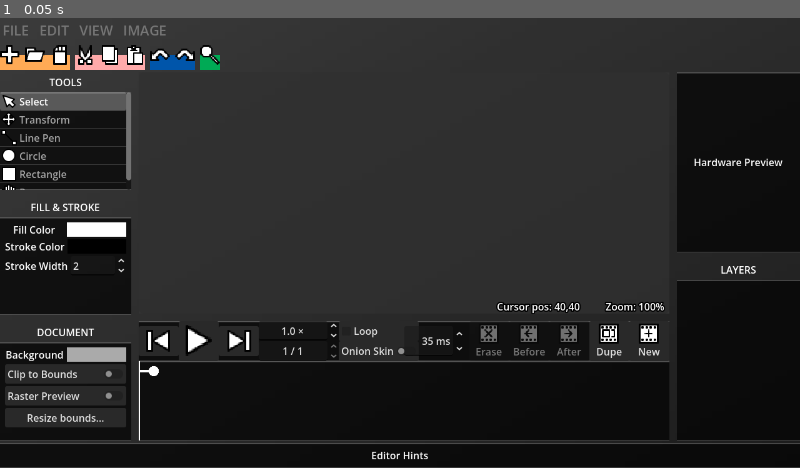
Above: before the commit, frame 1.
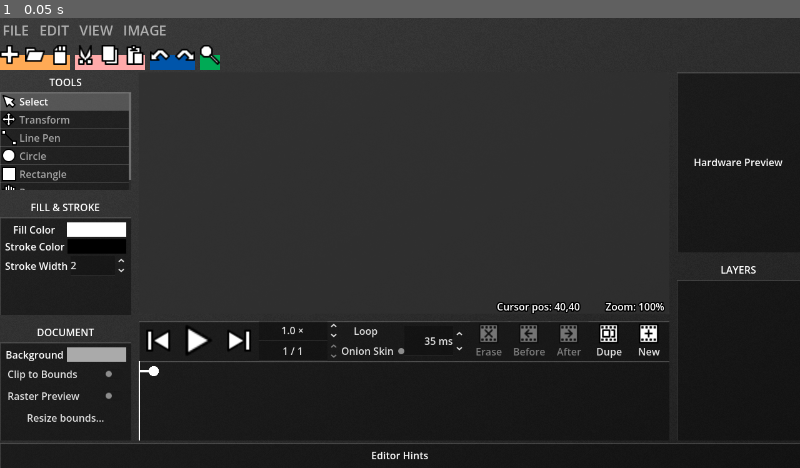
Above: after the commit, the same moment.

Repository: erlog135/Ripple
Game: Godot game, scene res://scenes/Editor.tscn
Two runs of this game, one before a commit and one after it. Both use one fixed random seed, a clock stepped at 60 frames per second and the inputs below.
Inputs:
- Up to frame 1 (0.05 s): no input

The runs differ from the first frame. In frame 1, 1.4% of the frame differs, in the area x 0-100%, y 1-100%.

Commit message:
more wacky theming

Diff:
--- a/data/RippleTheme.tres
+++ b/data/RippleTheme.tres
@@ -39,10 +39,6 @@
 content_margin_right = 4.0
 content_margin_bottom = 4.0
 bg_color = Color(0.225, 0.225, 0.225, 0.6)
-corner_radius_top_left = 3
-corner_radius_top_right = 3
-corner_radius_bottom_right = 3
-corner_radius_bottom_left = 3
 corner_detail = 5
 
 [sub_resource type="StyleBoxFlat" id="StyleBoxFlat_gj0s3"]
@@ -50,13 +46,8 @@
 content_margin_top = 4.0
 content_margin_right = 4.0
 content_margin_bottom = 4.0
-bg_color = Color(0.16078432, 0.16078432, 0.16078432, 1)
+draw_center = false
 border_color = Color(1, 1, 1, 1)
-corner_radius_top_left = 3
-corner_radius_top_right = 3
-corner_radius_bottom_right = 3
-corner_radius_bottom_left = 3
-corner_detail = 5
 
 [sub_resource type="StyleBoxFlat" id="StyleBoxFlat_l3vdu"]
 content_margin_left = 4.0
@@ -64,10 +55,32 @@
 content_margin_right = 4.0
 content_margin_bottom = 4.0
 bg_color = Color(0, 0, 0, 0.6)
-corner_radius_top_left = 3
-corner_radius_top_right = 3
-corner_radius_bottom_right = 3
-corner_radius_bottom_left = 3
+corner_detail = 5
+
+[sub_resource type="StyleBoxFlat" id="StyleBoxFlat_m2w0p"]
+bg_color = Color(1, 1, 1, 0.3137255)
+anti_aliasing = false
+
+[sub_resource type="StyleBoxFlat" id="StyleBoxFlat_i3m0h"]
+bg_color = Color(1, 1, 1, 0.5882353)
+anti_aliasing = false
+
+[sub_resource type="StyleBoxFlat" id="StyleBoxFlat_cx32v"]
+content_margin_top = 4.0
+bg_color = Color(0.21568628, 0.21568628, 0.21568628, 0.5764706)
+anti_aliasing = false
+
+[sub_resource type="StyleBoxFlat" id="StyleBoxFlat_teyal"]
+content_margin_left = 4.0
+bg_color = Color(0.21568628, 0.21568628, 0.21568628, 0.5764706)
+anti_aliasing = false
+
+[sub_resource type="StyleBoxFlat" id="StyleBoxFlat_1e6ds"]
+content_margin_left = 4.0
+content_margin_top = 4.0
+content_margin_right = 4.0
+content_margin_bottom = 4.0
+bg_color = Color(1, 1, 1, 0.15686275)
 corner_detail = 5
 
 [sub_resource type="StyleBoxFlat" id="StyleBoxFlat_4spe3"]
@@ -75,11 +88,66 @@
 content_margin_top = 0.0
 content_margin_right = 0.0
 content_margin_bottom = 0.0
-bg_color = Color(0, 0, 0, 0.6666667)
+bg_color = Color(0, 0, 0, 0.39215687)
+border_width_left = 1
 border_width_top = 2
+border_color = Color(1, 1, 1, 0.20392157)
+border_blend = true
+corner_detail = 1
+anti_aliasing = false
+
+[sub_resource type="StyleBoxFlat" id="StyleBoxFlat_elmx6"]
+content_margin_left = 4.0
+content_margin_top = 4.0
+content_margin_right = 4.0
+content_margin_bottom = 4.0
+bg_color = Color(1, 1, 1, 0.23529412)
+corner_detail = 5
+
+[sub_resource type="StyleBoxFlat" id="StyleBoxFlat_50xlq"]
+bg_color = Color(0, 0, 0, 0.23529412)
 border_width_bottom = 1
 border_color = Color(1, 1, 1, 0.20392157)
 border_blend = true
+
+[sub_resource type="StyleBoxFlat" id="StyleBoxFlat_gyj2j"]
+content_margin_left = 4.0
+content_margin_top = 4.0
+content_margin_right = 4.0
+content_margin_bottom = 4.0
+bg_color = Color(1, 1, 1, 0.23529412)
+corner_detail = 5
+
+[sub_resource type="StyleBoxFlat" id="StyleBoxFlat_digyt"]
+content_margin_left = 0.0
+content_margin_top = 0.0
+content_margin_right = 0.0
+content_margin_bottom = 0.0
+bg_color = Color(0.1331965, 0.13319638, 0.13319638, 1)
+border_width_left = 1
+border_width_top = 2
+border_color = Color(1, 1, 1, 0.20392157)
+border_blend = true
+corner_detail = 1
+anti_aliasing = false
+
+[sub_resource type="StyleBoxLine" id="StyleBoxLine_1e6ds"]
+color = Color(1, 1, 1, 0.19607843)
+
+[sub_resource type="StyleBoxFlat" id="StyleBoxFlat_apwfj"]
+content_margin_left = 0.0
+content_margin_top = 0.0
+content_margin_right = 0.0
+content_margin_bottom = 0.0
+bg_color = Color(0, 0, 0, 0.39215687)
+border_color = Color(1, 1, 1, 0.20392157)
+border_blend = true
+corner_detail = 1
+expand_margin_left = 4.0
+expand_margin_top = 36.0
+expand_margin_right = 4.0
+expand_margin_bottom = 4.0
+anti_aliasing = false
 
 [resource]
 Button/colors/font_color = Color(0.875, 0.875, 0.875, 1)
@@ -104,10 +172,35 @@
 Button/styles/hover = SubResource("StyleBoxFlat_6d4lk")
 Button/styles/normal = SubResource("StyleBoxFlat_gj0s3")
 Button/styles/pressed = SubResource("StyleBoxFlat_l3vdu")
+HScrollBar/styles/grabber = SubResource("StyleBoxFlat_m2w0p")
+HScrollBar/styles/grabber_highlight = SubResource("StyleBoxFlat_i3m0h")
+HScrollBar/styles/grabber_pressed = SubResource("StyleBoxFlat_i3m0h")
+HScrollBar/styles/scroll = SubResource("StyleBoxFlat_cx32v")
+HScrollBar/styles/scroll_focus = SubResource("StyleBoxFlat_teyal")
+ItemList/styles/cursor = null
+ItemList/styles/cursor_unfocused = null
+ItemList/styles/focus = null
+ItemList/styles/hovered = SubResource("StyleBoxFlat_1e6ds")
+ItemList/styles/hovered_selected = null
+ItemList/styles/hovered_selected_focus = null
 ItemList/styles/panel = SubResource("StyleBoxFlat_4spe3")
-MenuBar/colors/font_color = Color(0.4627451, 0.4627451, 0.4627451, 1)
+ItemList/styles/selected = SubResource("StyleBoxFlat_elmx6")
+ItemList/styles/selected_focus = null
+LineEdit/styles/normal = SubResource("StyleBoxFlat_50xlq")
+LineEdit/styles/read_only = null
+MenuBar/colors/font_color = Color(1, 1, 1, 0.5882353)
 MenuBar/colors/font_hover_color = Color(1, 1, 1, 1)
 MenuBar/constants/h_separation = 8
 MenuBar/font_sizes/font_size = 22
 Panel/styles/panel = SubResource("StyleBoxFlat_4spe3")
+PopupMenu/styles/hover = SubResource("StyleBoxFlat_gyj2j")
+PopupMenu/styles/panel = SubResource("StyleBoxFlat_digyt")
+PopupMenu/styles/separator = SubResource("StyleBoxLine_1e6ds")
 Tree/styles/panel = SubResource("StyleBoxFlat_4spe3")
+VScrollBar/styles/grabber = SubResource("StyleBoxFlat_m2w0p")
+VScrollBar/styles/grabber_highlight = SubResource("StyleBoxFlat_i3m0h")
+VScrollBar/styles/grabber_pressed = SubResource("StyleBoxFlat_i3m0h")
+VScrollBar/styles/scroll = SubResource("StyleBoxFlat_teyal")
+VScrollBar/styles/scroll_focus = SubResource("StyleBoxFlat_teyal")
+Window/styles/embedded_border = SubResource("StyleBoxFlat_apwfj")
+Window/styles/embedded_unfocused_border = SubResource("StyleBoxFlat_apwfj")
--- a/scenes/Editor.tscn
+++ b/scenes/Editor.tscn
@@ -3,6 +3,7 @@
 [ext_resource type="PackedScene" uid="uid://vrudldeag2yr" path="res://scenes/interface/TopMenuBar.tscn" id="1_ndpqs"]
 [ext_resource type="PackedScene" uid="uid://dsun2824rmyw3" path="res://scenes/interface/CanvasArea.tscn" id="2_3kl07"]
 [ext_resource type="PackedScene" uid="uid://dkotjhm13dn23" path="res://scenes/interface/aux_windows/ToolsWindow.tscn" id="2_diyc1"]
+[ext_resource type="Texture2D" uid="uid://ih1i0io4u6et" path="res://assets/frames/editor_grain.png" id="2_e4056"]
 [ext_resource type="PackedScene" uid="uid://c2t87wm7nys5k" path="res://scenes/interface/aux_windows/DocumentTabs.tscn" id="2_mwer8"]
 [ext_resource type="PackedScene" uid="uid://bkm3vkueow1d6" path="res://scenes/interface/aux_windows/Toolbelt.tscn" id="2_wfgtv"]
 [ext_resource type="PackedScene" uid="uid://da7bxcr1u5aj" path="res://scenes/interface/aux_windows/FillStrokeWindow.tscn" id="3_wmxca"]
@@ -26,6 +27,37 @@
 anchor_bottom = 1.0
 grow_horizontal = 2
 grow_vertical = 2
+
+[node name="CanvasLayer" type="CanvasLayer" parent="." unique_id=1138446134]
+layer = -1
+
+[node name="GradientRect" type="TextureRect" parent="CanvasLayer" unique_id=1673987692]
+anchors_preset = 15
+anchor_right = 1.0
+anchor_bottom = 1.0
+grow_horizontal = 2
+grow_vertical = 2
+texture = SubResource("GradientTexture2D_5x8yu")
+
+[node name="AccentColorRect" type="ColorRect" parent="CanvasLayer" unique_id=130904599]
+anchors_preset = 15
+anchor_right = 1.0
+anchor_bottom = 1.0
+grow_horizontal = 2
+grow_vertical = 2
+color = Color(1, 1, 1, 0.1882353)
+script = ExtResource("10_5x8yu")
+
+[node name="GrainRect" type="TextureRect" parent="CanvasLayer" unique_id=485571745]
+modulate = Color(1, 1, 1, 0.03137255)
+texture_filter = 1
+anchors_preset = 15
+anchor_right = 1.0
+anchor_bottom = 1.0
+grow_horizontal = 2
+grow_vertical = 2
+texture = ExtResource("2_e4056")
+stretch_mode = 1
 
 [node name="VBoxContainer" type="VBoxContainer" parent="." unique_id=1594344963]
 layout_mode = 1
@@ -139,23 +171,3 @@
 text = "Editor Hints"
 horizontal_alignment = 1
 vertical_alignment = 1
-
-[node name="CanvasLayer" type="CanvasLayer" parent="." unique_id=1138446134]
-layer = -1
-
-[node name="TextureRect" type="TextureRect" parent="CanvasLayer" unique_id=1673987692]
-anchors_preset = 15
-anchor_right = 1.0
-anchor_bottom = 1.0
-grow_horizontal = 2
-grow_vertical = 2
-texture = SubResource("GradientTexture2D_5x8yu")
-
-[node name="AccentColorRect" type="ColorRect" parent="CanvasLayer" unique_id=130904599]
-anchors_preset = 15
-anchor_right = 1.0
-anchor_bottom = 1.0
-grow_horizontal = 2
-grow_vertical = 2
-color = Color(1, 1, 1, 0.1882353)
-script = ExtResource("10_5x8yu")
--- a/scenes/interface/aux_windows/AnimatorWindow.tscn
+++ b/scenes/interface/aux_windows/AnimatorWindow.tscn
@@ -22,7 +22,6 @@
 script = ExtResource("1_sgg8o")
 
 [node name="PlaybackPanel" type="Panel" parent="." unique_id=1387252710]
-texture_filter = 3
 layout_mode = 1
 anchors_preset = 10
 anchor_right = 1.0
--- a/scenes/interface/aux_windows/Toolbelt.tscn
+++ b/scenes/interface/aux_windows/Toolbelt.tscn
@@ -11,7 +11,6 @@
 [ext_resource type="Texture2D" uid="uid://bmjs0d3i3g4wr" path="res://assets/icons/button_zoom.svg" id="9_finru"]
 
 [node name="Toolbelt" type="Control" unique_id=1511463236]
-texture_filter = 5
 custom_minimum_size = Vector2(352, 0)
 layout_mode = 3
 anchors_preset = 10
Binary file added: assets/frames/editor_grain.png
Not shown, added: assets/frames/editor_grain.png.import
